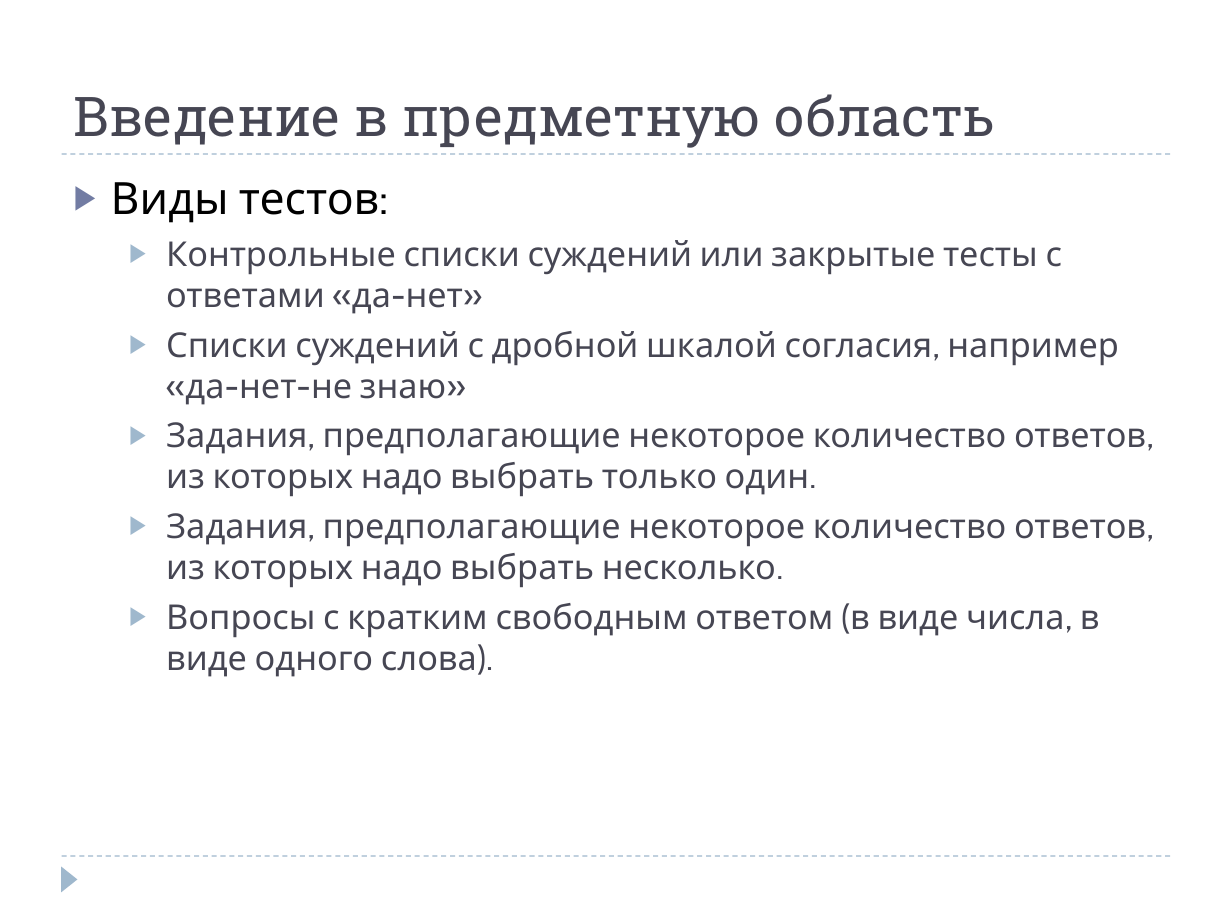
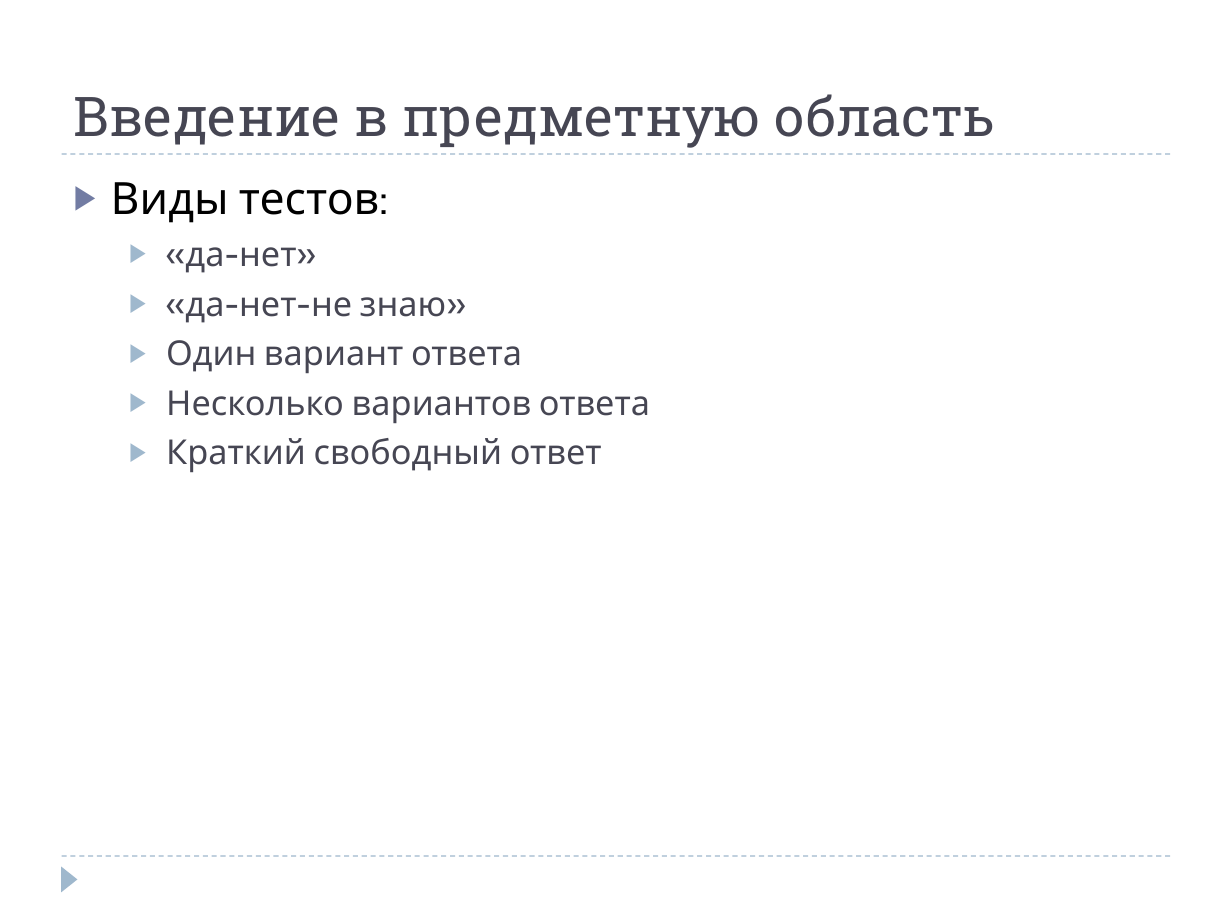
Before and after one commit to mikkksa/helix-test, a slide deck: slide 3 of Documents/Universalnaya_sistema_testirovania_v_web_i_na.pptx. Drawn at 1232x924 pixels with LibreOffice and Linux fonts; fonts in the diff are those of the drawing. Boxes give left, top, right and bottom in pixels: in the first picture for what was removed or moved away, otherwise in the second. Text is boxed around its words. In the diff, an @@ line names an element or a change of style, - is before the commit and + after.

Commit message:
New presentation

```diff
--- a/Documents/Universalnaya_sistema_testirovania_v_web_i_na.pptx
+++ b/Documents/Universalnaya_sistema_testirovania_v_web_i_na.pptx
@@ text at (166, 247, 650, 473): text changed @@
-  ▶ Контрольные списки суждений или закрытые тесты с ответами «да-нет»
-  ▶ Списки суждений с дробной шкалой согласия, например «да-нет-не знаю»
-  ▶ Задания, предполагающие некоторое количество ответов, из которых надо выбрать только один.
-  ▶ Задания, предполагающие некоторое количество ответов, из которых надо выбрать несколько.
-  ▶ Вопросы с кратким свободным ответом (в виде числа, в виде одного слова).
+  ▶ «да-нет»
+  ▶ «да-нет-не знаю»
+  ▶ Один вариант ответа
+  ▶ Несколько вариантов ответа
+  ▶ Краткий свободный ответ
```
Also in this commit, not shown: 4 other slides changed, 1 slide removed, 1 other file.
